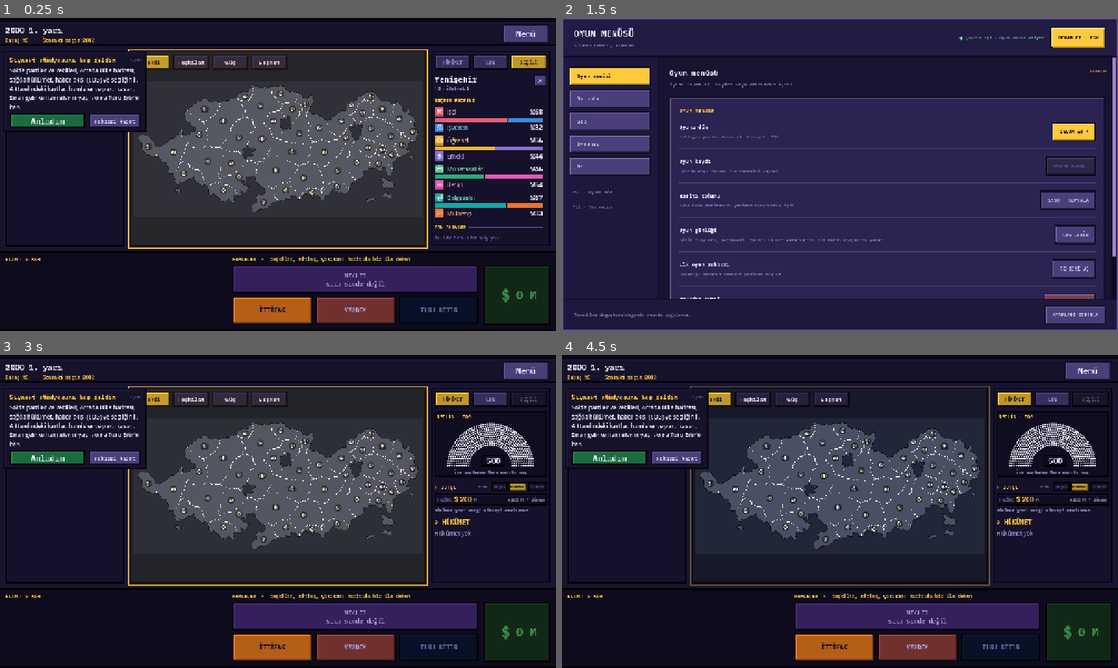
Above: before the commit, frames 1-4 (two rows, left to right).
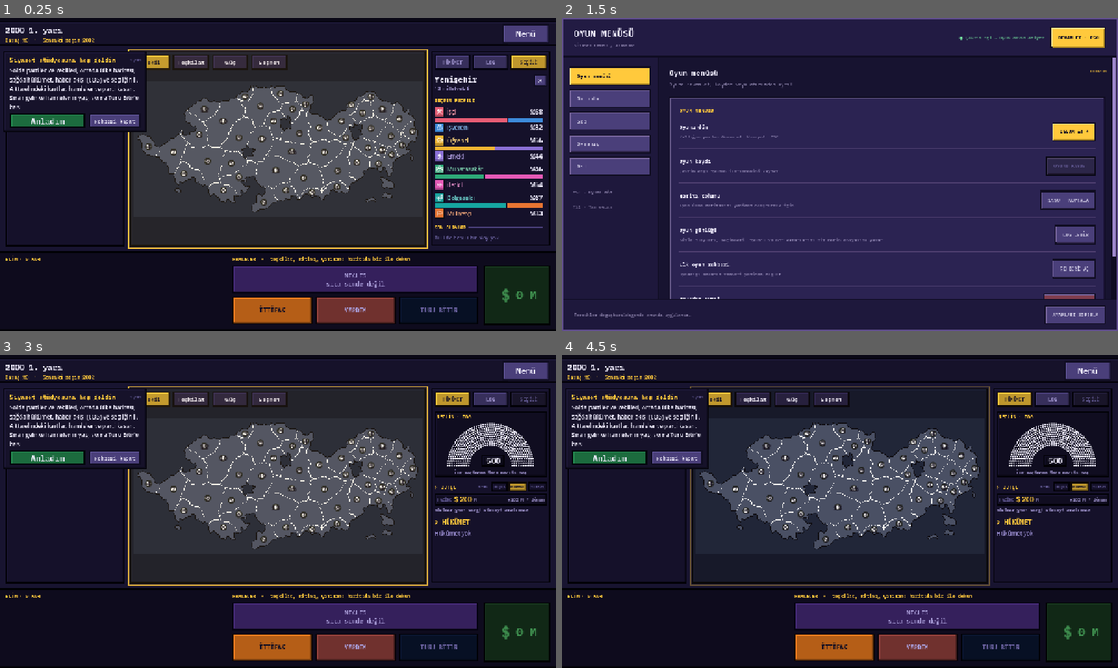
Above: after the commit, the same moments.

Repository: TriQue06/siyaset_oyunu_test_experimental
Game: Godot game, scene res://scenes/GameScreen.tscn
The game is run twice, just before and just after one commit, with the same random seed, the same clock (stepped at 60 frames per second) and the same inputs. This scene is started directly instead of the project's main scene. Sound files missing from this copy of the repository are replaced by a short silence.
Inputs:
- Up to frame 1 (0.25 s): no input
- Up to frame 2 (1.5 s): click "Menü" at 0.5 s; click "NORMAL" at 1.25 s
- Up to frame 3 (3 s): click "NORMAL" at 2 s; click "DEVAM ET · ESC" at 2.75 s
- Up to frame 4 (4.5 s): click "VEKİL" at 3.5 s; click "PUAN" at 4.25 s

The runs differ from the first frame. In frame 1, 0.4% of the frame differs, in the area x 24-76%, y 21-62%; in frame 2, nothing differs; in frame 3, 0.4%; in frame 4, 0.4%.

Commit message:
Sürüm 0.0.264: harita konturları kalın (il sınırı 1,4, kıyı 2,0)
Co-Authored-By: Claude Opus 5.5 <noreply@anthropic.com>

Diff:
--- a/siyaset-oyunu/project.godot
+++ b/siyaset-oyunu/project.godot
@@ -11,7 +11,7 @@
 [application]
 
 config/name="Siyaset Oyunu"
-config/version="0.0.263"
+config/version="0.0.264"
 run/main_scene="res://scenes/Lobby.tscn"
 config/quit_on_go_back=false
 config/features=PackedStringArray("4.7", "Forward Plus")
--- a/siyaset-oyunu/scripts/province_map.gd
+++ b/siyaset-oyunu/scripts/province_map.gd
@@ -30,9 +30,9 @@
 const HOVER_COLOR := Color(1, 1, 1, 0.85)
 ## ÜLKE haritasının çizgileri (referans: Türkiye / İspanya seçim haritaları).
 const COUNTRY_BORDER_COLOR := Color(1, 1, 1, 0.92)
-const COUNTRY_BORDER_WIDTH := 0.9
+const COUNTRY_BORDER_WIDTH := 1.4
 const COUNTRY_COAST_COLOR := Color(0.03, 0.03, 0.07, 0.95)
-const COUNTRY_COAST_WIDTH := 1.3
+const COUNTRY_COAST_WIDTH := 2.0
 
 var grid_width: int = 0
 var grid_height: int = 0
Not shown, changed: siyaset-oyunu/export_presets.cfg
